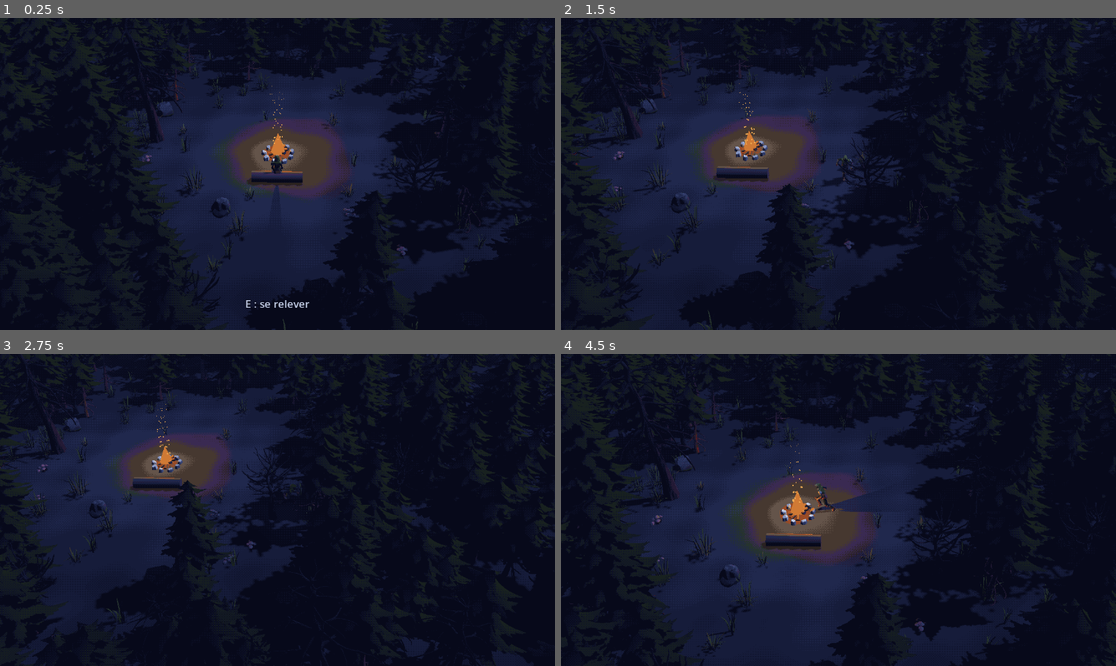
Above: before the commit, frames 1-4 (two rows, left to right).
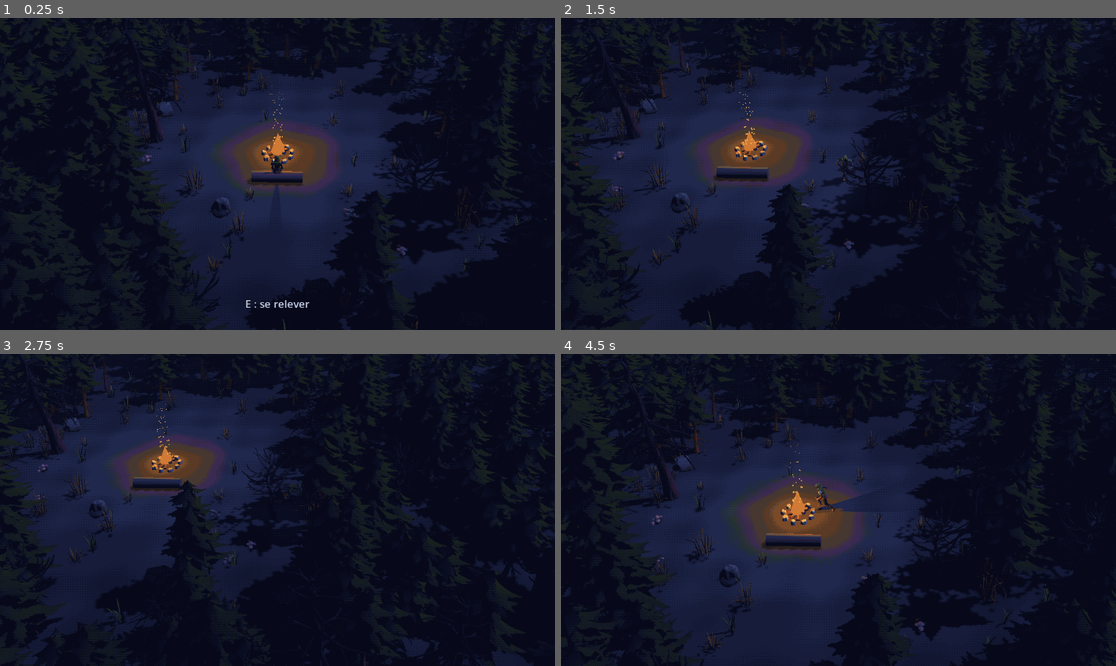
Above: after the commit, the same moments.

Repository: tomberardpro-tech/Dark-Fantasy
Game: Godot game, scene res://scenes/main.tscn
Two runs of this game, one before a commit and one after it. Both use one fixed random seed, a clock stepped at 60 frames per second and the inputs below.
Inputs (mouse positions are in pixels of both pictures, inside the frame that each line leads up to):
- Up to frame 1 (0.25 s): no input
- Up to frame 2 (1.5 s): tap Enter at 0.5 s; move the mouse to (960, 158) at 0.52 s; hold D (droite) 0.53-1.28 s; hold Shift (courir) 0.53-1.28 s; click (960, 158) at 0.67 s; move the mouse to (727, 189) at 1.27 s; hold Down from 1.28 s (still down); tap E (interagir) at 1.35 s
- Up to frame 3 (2.75 s): move the mouse to (333, 441) at 2.02 s; release Down at 2.03 s; hold D (droite) from 2.03 s (still down); tap S (reculer) at 2.1 s
- Up to frame 4 (4.5 s): move the mouse to (810, 572) at 2.77 s; release D (droite) at 2.78 s; hold W (avancer) 2.78-3.53 s; tap Space (roulade) at 2.85 s; click (810, 572) at 2.92 s; move the mouse to (1005, 556) at 3.52 s; hold Shift (courir) 3.53-4.28 s; hold A (gauche) from 3.53 s (still down); move the mouse to (672, 463) at 4.27 s; tap E (interagir) at 4.35 s

The runs differ from the first frame. In frame 1, 0.8% of the frame differs, in the area x 19-86%, y 9-98%; in frame 2, 0.7%; in frame 3, 0.6%; in frame 4, 1.2%, in the area x 3-79%, y 12-94%.

Commit message:
Lueur du feu sans anneau violet, terre plus fondue
Les zones éclairées par le feu ne prennent que des couleurs chaudes de la
palette, qui gagne quatre bruns sombres pour un dégradé doux. La tache de
terre autour du feu est plus petite et plus fondue.

Co-Authored-By: Claude Opus 5.5 <noreply@anthropic.com>

Diff:
--- a/shaders/palette.gdshader
+++ b/shaders/palette.gdshader
@@ -7,7 +7,8 @@
 // Force du tramage : 0 = aucun, plus grand = plus visible.
 uniform float tramage = 0.055;
 
-const vec3 PALETTE[26] = vec3[26](
+const int TAILLE_PALETTE = 30;
+const vec3 PALETTE[30] = vec3[30](
 	vec3(0.027, 0.035, 0.102), // #07091a nuit profonde
 	vec3(0.055, 0.071, 0.161), // #0e1229
 	vec3(0.086, 0.110, 0.227), // #161c3a
@@ -33,7 +34,11 @@
 	vec3(0.941, 0.678, 0.333), // #f0ad55
 	vec3(1.000, 0.878, 0.627), // #ffe0a0
 	vec3(0.369, 0.102, 0.141), // #5e1a24 rouge de la malédiction
-	vec3(0.690, 0.188, 0.227)  // #b0303a
+	vec3(0.690, 0.188, 0.227), // #b0303a
+	vec3(0.110, 0.082, 0.090), // #1c1517 bruns sombres : la lueur du feu
+	vec3(0.200, 0.141, 0.110), // #33241c   qui s'éteint doucement dans la nuit
+	vec3(0.353, 0.227, 0.141), // #5a3a24
+	vec3(0.478, 0.290, 0.157)  // #7a4a28
 );
 
 float bayer2(vec2 a) {
@@ -53,7 +58,13 @@
 		c += (bayer4(pixel) - 0.5) * tramage;
 		vec3 meilleure = PALETTE[0];
 		float ecart_min = 1e9;
-		for (int i = 0; i < 26; i++) {
+		// Une couleur chaude (éclairée par le feu) ne prend que des couleurs chaudes :
+		// la lueur passe de l'orange au brun sombre, sans traverser les violets.
+		bool chaude = c.r > c.b + 0.02;
+		for (int i = 0; i < TAILLE_PALETTE; i++) {
+			if (chaude && PALETTE[i].b > PALETTE[i].r) {
+				continue;
+			}
 			vec3 d = c - PALETTE[i];
 			float ecart = dot(d * d, vec3(0.3, 0.59, 0.11));
 			if (ecart < ecart_min) {
--- a/shaders/sol.gdshader
+++ b/shaders/sol.gdshader
@@ -7,7 +7,7 @@
 uniform vec3 herbe_clairiere : source_color = vec3(0.180, 0.239, 0.227);
 uniform vec3 sol_foret : source_color = vec3(0.149, 0.200, 0.184);
 // Rayons (en mètres) où se font les passages d'une couleur à l'autre.
-uniform float fin_de_la_terre = 4.0;
+uniform float fin_de_la_terre = 2.8;
 uniform float fin_de_la_clairiere = 9.0;
 
 varying vec3 position_monde;
@@ -24,7 +24,9 @@
 	vec2 p = position_monde.xz;
 	float r = length(p) + ondulation(p);
 	vec3 couleur = mix(herbe_clairiere, sol_foret, smoothstep(fin_de_la_clairiere - 3.0, fin_de_la_clairiere + 2.0, r));
-	couleur = mix(terre_du_feu, couleur, smoothstep(fin_de_la_terre - 2.2, fin_de_la_terre + 0.8, r));
+	// La terre se fond sur une large bande, avec des bords moins ondulés.
+	float r_terre = length(p) + ondulation(p) * 0.4;
+	couleur = mix(terre_du_feu, couleur, smoothstep(fin_de_la_terre - 1.8, fin_de_la_terre + 2.2, r_terre));
 	// De légères taches pour que le sol ne soit pas uni.
 	couleur *= 0.93 + 0.07 * sin(p.x * 1.7) * cos(p.y * 1.3);
 	ALBEDO = couleur;
